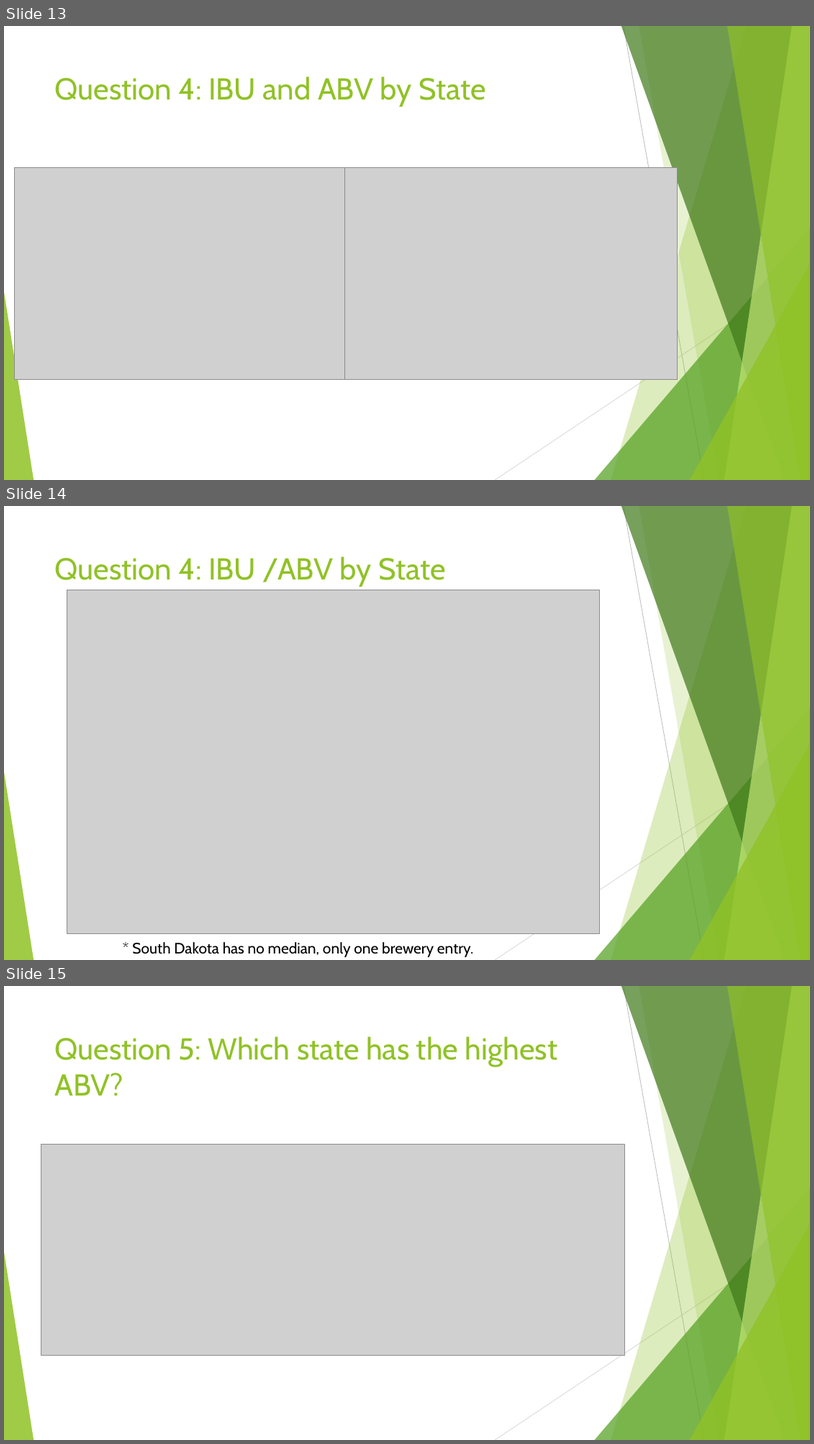
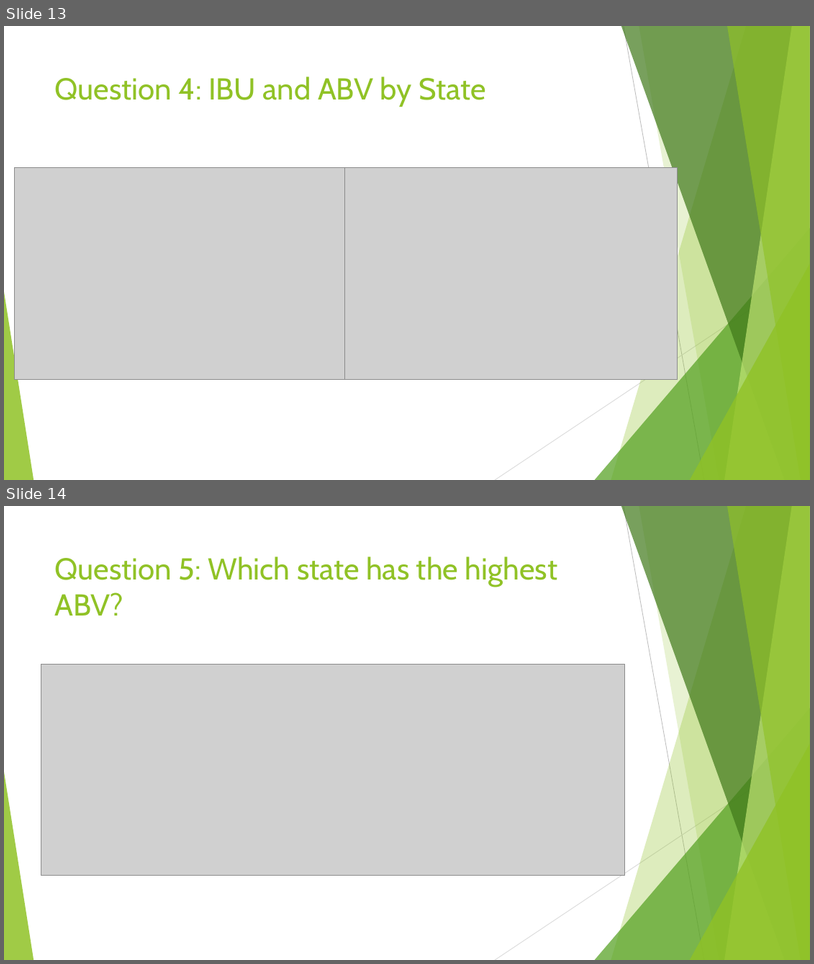
Before and after one commit to vazquezs123/DATA_SCIENCE_CS01, a slide deck: Breweries and Beer Study.pptx. Shown one above the other, each under a label of ours: slides 13, 14 and 15 before the commit, slides 13 and 14 after it. The pictures are 814x1444 and 814x964 pixels, drawn with LibreOffice and Linux fonts; fonts in the diff are those of the drawing; grey boxes stand for pictures. Boxes give left, top, right and bottom in pixels: in the first picture for what was removed or moved away, otherwise in the second. Text is boxed around its words. In the diff, an @@ line names an element or a change of style, - is before the commit and + after.

Commit message:
finalized powerpoint

```diff
--- a/Breweries and Beer Study.pptx
+++ b/Breweries and Beer Study.pptx
@@ slide 14 removed at <box>4,506,810,960</box>, background #FFFFFF; not listed: 10 template elements that a slide beside it also shows @@
@@ title removed at <box>55,556,445,587</box> @@
-Question 4: IBU /ABV by State
@@ picture removed at <box>67,590,600,934</box> @@
@@ text removed at <box>132,942,473,957</box> @@
-* South Dakota has no median, only one brewery entry.
@@ what was slide 15 is now slide 14 @@
```
